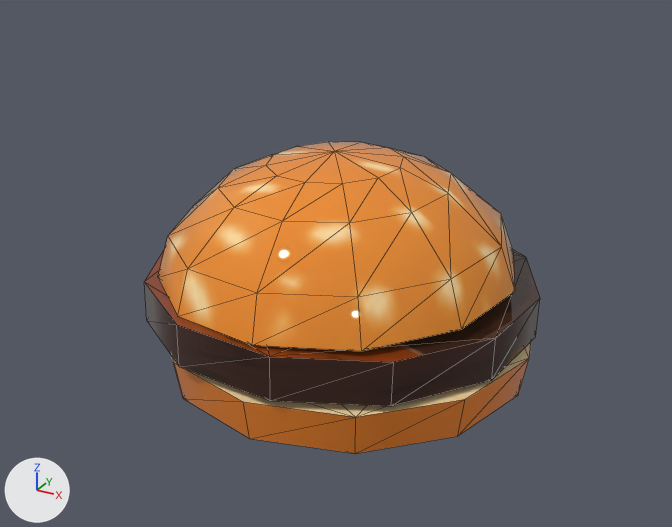
Before and after pictures for a commit that changed the FBX model art/models/DoubleCooked_Burger.fbx.
Both versions are drawn from a 50 mm lens placed at (0.0809, -0.1618, 0.0989), pointed at (-0.0032, -0.0089, 0.0225). Every picture has the same lights, and +X, +Y and +Z are marked at lower left. The first picture is the older version. Mesh edges are drawn as thin lines. Where no turn or scale is listed for an object, it has been applied to the vertices.

Names of what the first picture shows: 'DoubleCooked_Burger'.
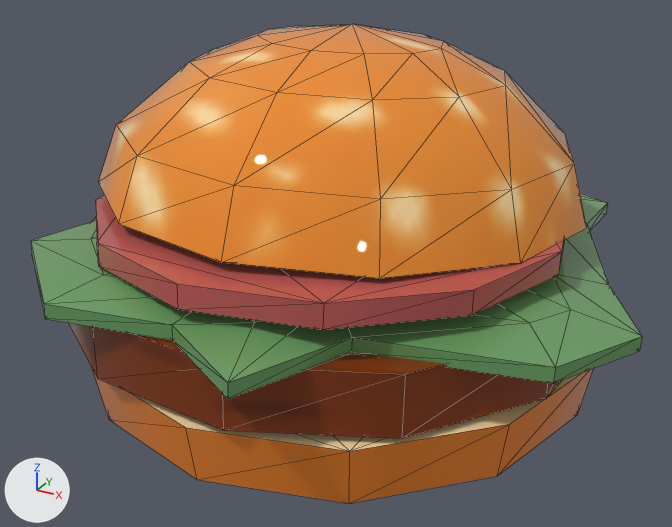
The change, as a diff of the scene's bpy script:
```diff
--- a/art/models/DoubleCooked_Burger.fbx.py
+++ b/art/models/DoubleCooked_Burger.fbx.py
@@ me_mesh @@
 # used by ob_doublecooked_burger; location = (0.0, 0.0, 0.0)
-me_mesh.from_pydata(...)  # 97 vertices, 182 faces; spans x -0.0457..0.0371, y -0.0438..0.038, z 0.0..0.0449
+me_mesh.from_pydata(...)  # 191 vertices, 362 faces; spans x -0.069..0.0594, y -0.0661..0.0581, z 0.0..0.0683
+# me_mesh part 1: a new loose piece, a 12-sided cut cone along z (radius 0.052 at the low end, 0.054 at the high end) spanning x -0.058..0.05, y -0.0591..0.0489, z 0.0..0.0118, in mat_material__23 (picture img_propsatlas_bc_png)
+# me_mesh part 2: the loose piece of 49 vertices spanning x -0.0423..0.0324, y -0.042..0.0328, z 0.0191..0.0449 is multiplied about its middle by the matrix ((1.347, -0.002, 0.065), (-0.003, 1.345, 0.095), (-0.065, -0.095, 1.343)), then moved by (-0.0018, 0.0081, 0.0189)
+# me_mesh part 3: the loose piece of 24 vertices spanning x -0.0457..0.0358, y -0.0435..0.038, z 0.0087..0.0194 is scaled about its middle by 1.35, then moved by (-0.0017, -0.001, 0.0042)
+# me_mesh part 4: a new loose piece of 70 vertices spanning x -0.069..0.0594, y -0.0661..0.0581, z 0.0222..0.0329, in mat_material__23 (picture img_propsatlas_bc_png)
+# me_mesh part 5: a new loose piece of 24 vertices spanning x -0.0521..0.0427, y -0.0555..0.0395, z 0.0289..0.036, in mat_material__23 (picture img_propsatlas_bc_png)
+# me_mesh part 6: the loose piece of 24 vertices spanning x -0.043..0.0371, y -0.0438..0.0363, z 0.0..0.0087 is deleted
 me_mesh.materials.append(mat_material__23)
```

What differs and where, as boxes [x1, y1, x2, y2] in the pictures (672 x 527 px; the box of a moved part takes in the faces that stretch with it):
'DoubleCooked_Burger', reshaped (54% wider, 53% taller): before [144, 142, 540, 454]; after [31, 24, 642, 503]
part 1 of me_mesh, added (brown): after [92, 369, 593, 503]
part 2 of me_mesh, moved or reshaped: before [158, 142, 515, 351]; after [98, 24, 587, 278]
part 3 of me_mesh, moved or reshaped: before [144, 249, 540, 406]; after [69, 217, 562, 438]
part 4 of me_mesh, added (green): after [31, 193, 642, 399]
part 5 of me_mesh, added (red): after [96, 195, 565, 330]
part 6 of me_mesh, deleted (brown): before [172, 342, 531, 454]
